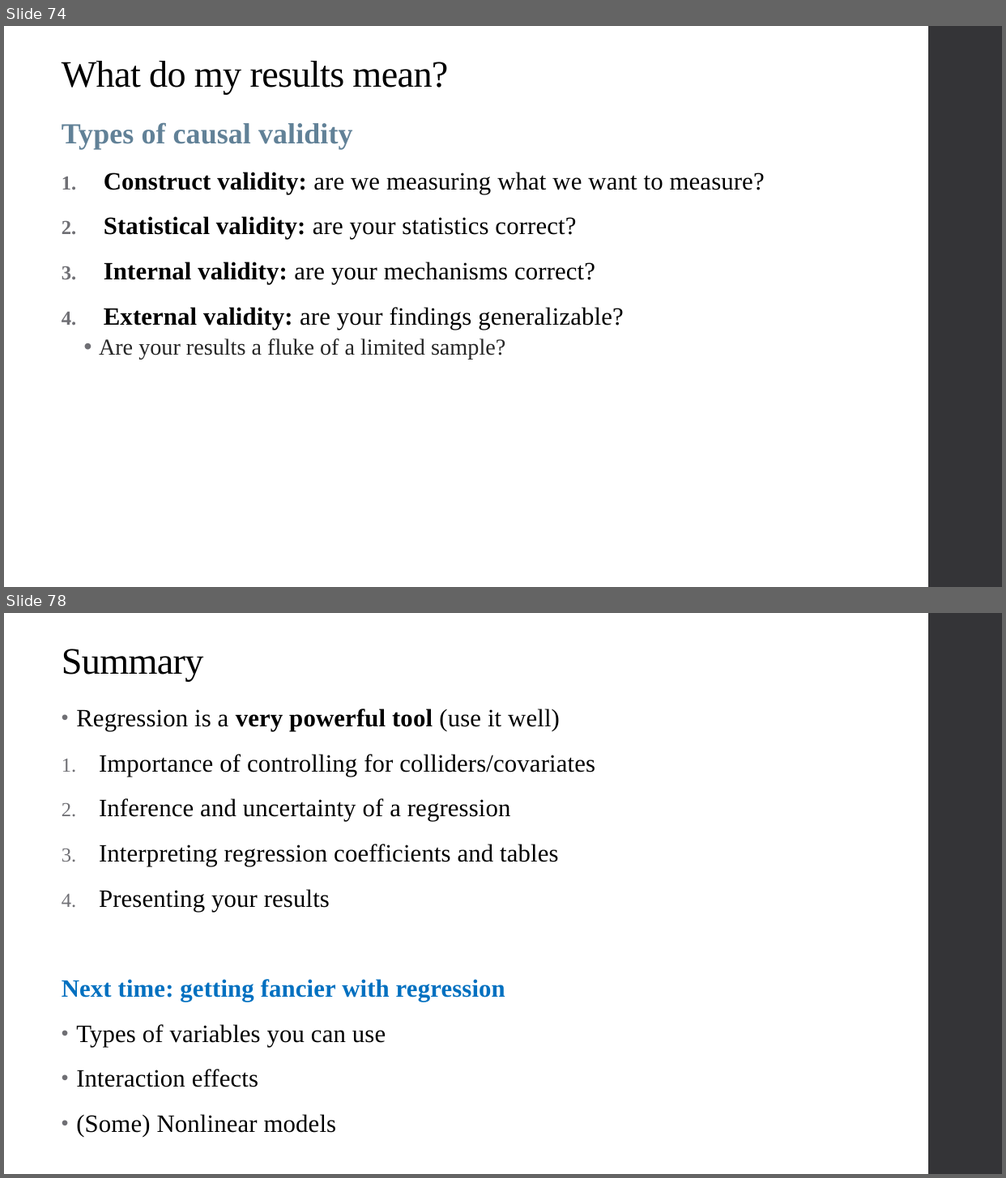
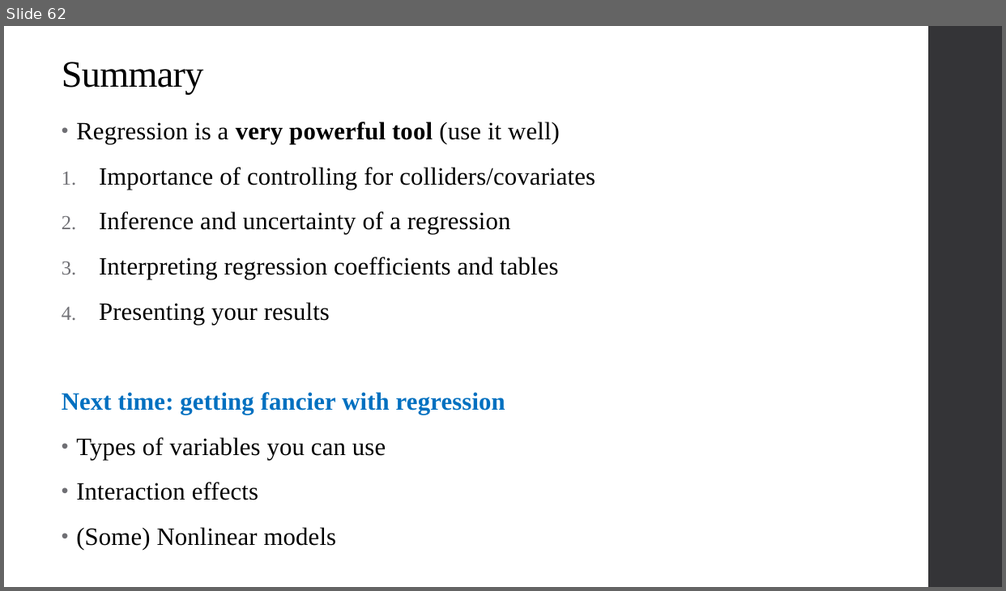
Before and after one commit to alex-hoagland/HAD5744, a slide deck: Lecture03_MultivariateOLS1/Lecture3_MultivariateOLS.pptx. Shown one above the other, each under a label of ours: slides 74 and 78 before the commit, slide 62 after it; the slides between them are not shown. The pictures are 1006x1178 and 1006x591 pixels, drawn with LibreOffice and Linux fonts; fonts in the diff are those of the drawing. Boxes give left, top, right and bottom in pixels: in the first picture for what was removed or moved away, otherwise in the second. Text is boxed around its words. In the diff, an @@ line names an element or a change of style, - is before the commit and + after.

```diff
--- a/Lecture03_MultivariateOLS1/Lecture3_MultivariateOLS.pptx
+++ b/Lecture03_MultivariateOLS1/Lecture3_MultivariateOLS.pptx
@@ slide 74 removed at <box>4,26,1002,587</box>, background #FFFFFF; not listed: 1 template element that a slide beside it also shows @@
@@ title removed at <box>62,61,448,95</box> @@
-What do my results mean?
@@ text removed at <box>62,122,765,360</box> @@
-Types of causal validity
-1. Construct validity: are we measuring what we want to measure?
-2. Statistical validity: are your statistics correct?
-3. Internal validity: are your mechanisms correct?
-4. External validity: are your findings generalizable?
-  • Are your results a fluke of a limited sample?
@@ what was slide 78 is now slide 62 @@
```
Also in this commit, not shown: 15 other slides removed, 3 other files.
